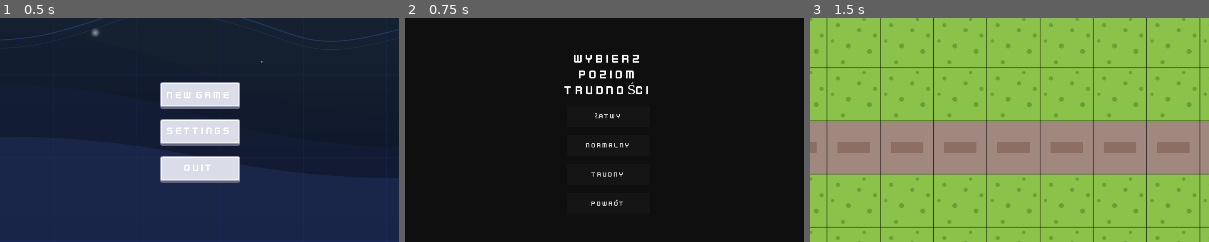
Above: before the commit, frames 1-3 (left to right).
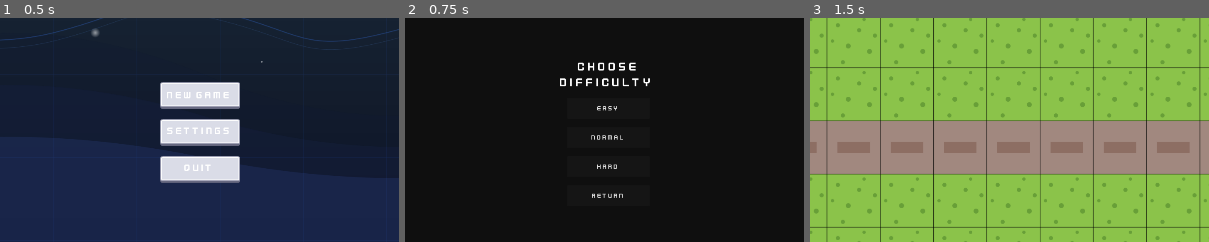
Above: after the commit, the same moments.

Repository: Kotowskey/tower-defense
Game: Godot game, scene res://scenes/scene_handler.tscn
Two runs of this game, one before a commit and one after it. Both use one fixed random seed, a clock stepped at 60 frames per second and the inputs below.
Inputs:
- Up to frame 1 (0.5 s): no input
- Up to frame 2 (0.75 s): click "NEW GAME" at 0.5 s
- Up to frame 3 (1.5 s): click "ŁATWY" (after the commit: "EASY") at 1.25 s
The pictures show only the part of the screen within x 25-74%, y 24-74%; the shares and areas given below are measured in that part.

Frame 1 is identical in both runs. In frame 2, 2.3% of the frame differs, in the area x 38-62%, y 16-84%; in frame 3, nothing differs.

Commit message:
english localization

Diff:
--- a/scenes/difficulty_menu.tscn
+++ b/scenes/difficulty_menu.tscn
@@ -40,7 +40,7 @@
 layout_mode = 2
 theme_override_fonts/font = ExtResource("2_m4lgy")
 theme_override_font_sizes/font_size = 30
-text = "WYBIERZ POZIOM TRUDNOŚCI"
+text = "CHOOSE DIFFICULTY "
 horizontal_alignment = 1
 autowrap_mode = 2
 
@@ -48,22 +48,22 @@
 custom_minimum_size = Vector2(200, 50)
 layout_mode = 2
 theme_override_fonts/font = ExtResource("2_m4lgy")
-text = "ŁATWY"
+text = "EASY"
 
 [node name="NORMAL" type="Button" parent="VBoxContainer"]
 custom_minimum_size = Vector2(200, 50)
 layout_mode = 2
 theme_override_fonts/font = ExtResource("2_m4lgy")
-text = "NORMALNY"
+text = "NORMAL"
 
 [node name="HARD" type="Button" parent="VBoxContainer"]
 custom_minimum_size = Vector2(200, 50)
 layout_mode = 2
 theme_override_fonts/font = ExtResource("2_m4lgy")
-text = "TRUDNY"
+text = "HARD"
 
 [node name="BACK" type="Button" parent="VBoxContainer"]
 custom_minimum_size = Vector2(200, 50)
 layout_mode = 2
 theme_override_fonts/font = ExtResource("2_m4lgy")
-text = "POWRÓT"
+text = "RETURN"
--- a/scenes/game_over_screen.tscn
+++ b/scenes/game_over_screen.tscn
@@ -50,7 +50,6 @@
 layout_mode = 2
 theme_override_fonts/font = ExtResource("2_frhku")
 theme_override_font_sizes/font_size = 24
-text = "Wytrzymałeś 0 fal!"
 horizontal_alignment = 1
 vertical_alignment = 1
 
--- a/scenes/tower_area_effect.tscn
+++ b/scenes/tower_area_effect.tscn
@@ -1,6 +1,6 @@
-[gd_scene load_steps=2 format=3]
+[gd_scene load_steps=2 format=3 uid="uid://bpicqii4wnlef"]
 
-[ext_resource type="Script" path="res://scripts/tower_area_effect.gd" id="1_t3c5s"]
+[ext_resource type="Script" uid="uid://s3icqaoqwgw6" path="res://scripts/tower_area_effect.gd" id="1_t3c5s"]
 
 [node name="TowerAreaEffect" type="Node2D"]
 script = ExtResource("1_t3c5s")
--- a/scripts/game_over.gd
+++ b/scripts/game_over.gd
@@ -8,7 +8,7 @@
 	$VBoxContainer/MainMenuButton.connect("pressed", Callable(self, "_on_main_menu_pressed"))
 
 func set_wave_count(count):
-	$VBoxContainer/WavesLabel.text = "Wytrzymałeś " + str(count) + " fal!"
+	$VBoxContainer/WavesLabel.text = "You lasted " + str(count) + " waves!"
 
 func _on_restart_pressed():
 	emit_signal("restart_pressed")
